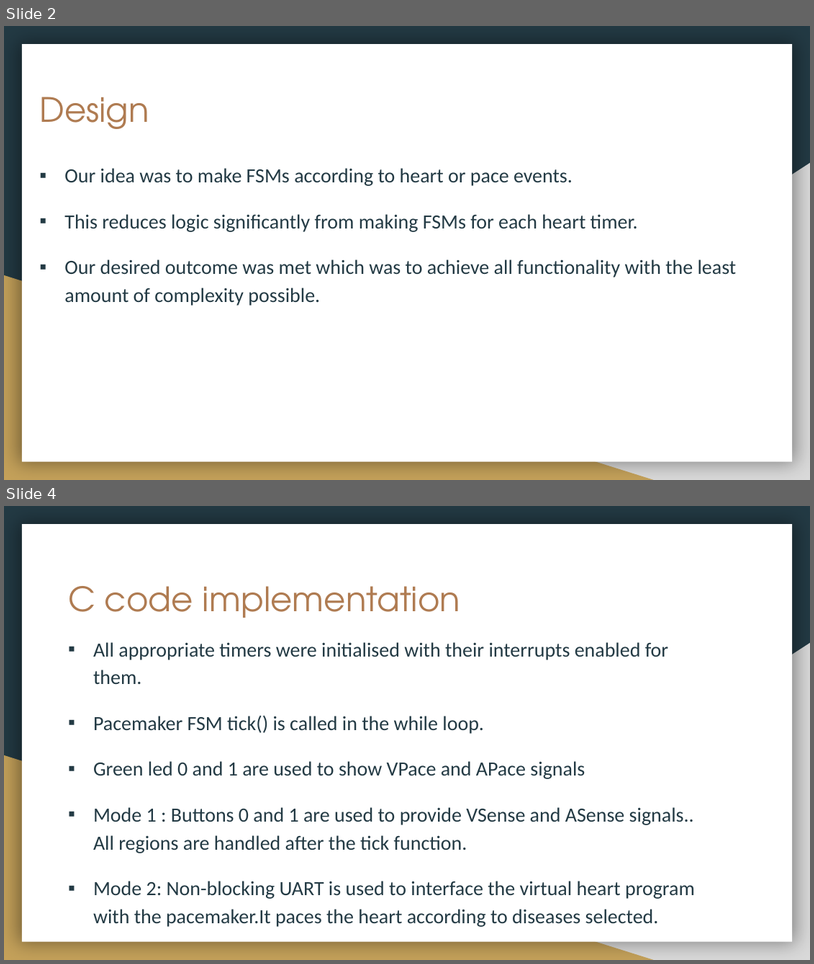
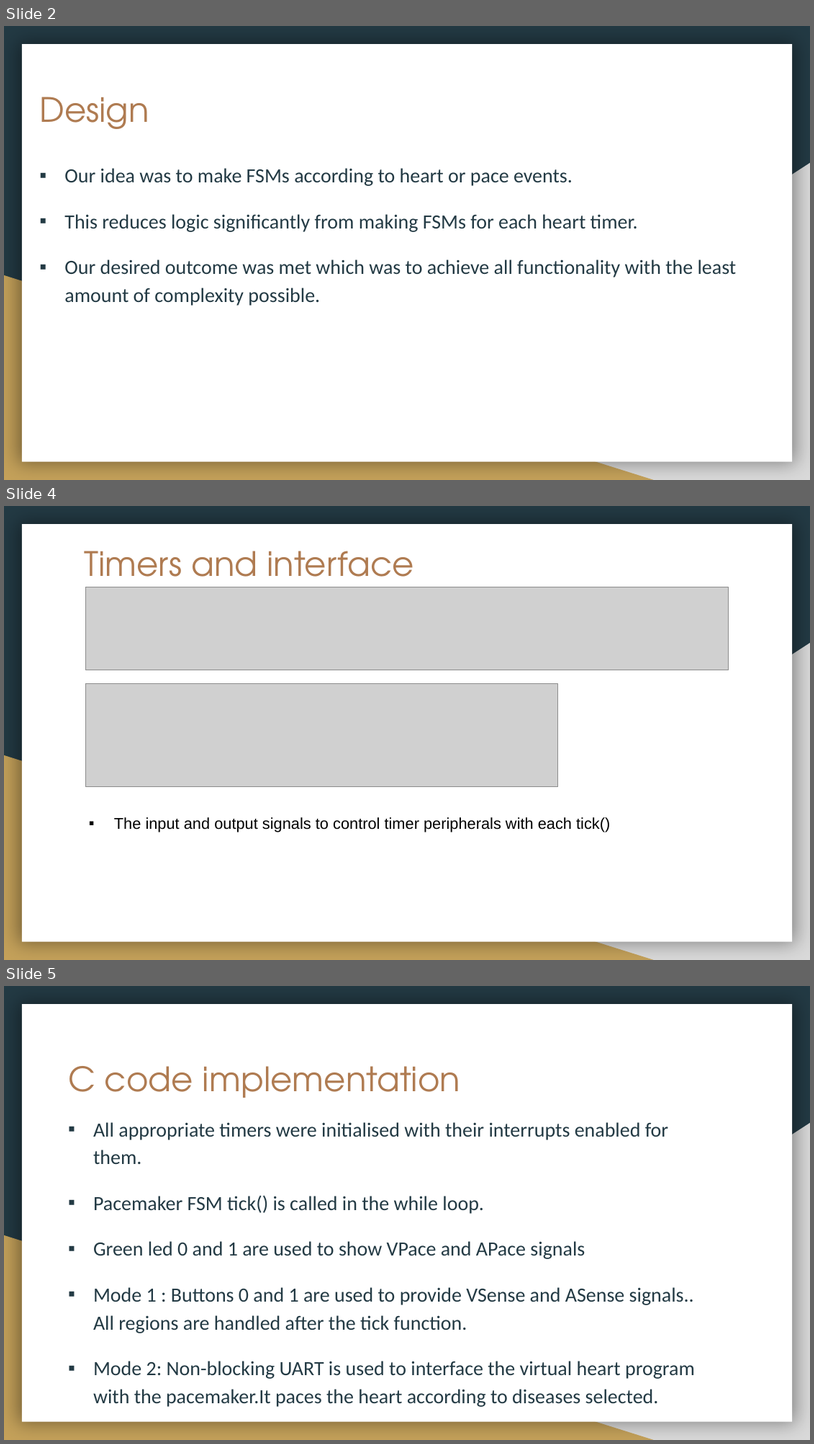
Before and after one commit to fsan110/Compsys303, a slide deck: DDD Pacemaker.pptx. Shown one above the other, each under a label of ours: slides 2 and 4 before the commit, slides 2, 4 and 5 after it; the slides between them are not shown. The pictures are 814x964 and 814x1444 pixels, drawn with LibreOffice and Linux fonts; fonts in the diff are those of the drawing; grey boxes stand for pictures. Boxes give left, top, right and bottom in pixels: in the first picture for what was removed or moved away, otherwise in the second. Text is boxed around its words. In the diff, an @@ line names an element or a change of style, - is before the commit and + after.

```diff
--- a/DDD Pacemaker.pptx
+++ b/DDD Pacemaker.pptx
@@ slide 4 added at bbox=[4, 506, 810, 960], background #233A44; not listed: 3 template elements that a slide beside it also shows @@
@@ title added at bbox=[85, 551, 414, 592], 30 pt, text #AF7B51 @@
+Timers and interface
@@ picture added at bbox=[85, 587, 728, 670] @@
@@ picture added at bbox=[85, 683, 558, 787] @@
@@ text added at bbox=[114, 817, 610, 831], 14 pt, text #000000 @@
+▪ The input and output signals to control timer peripherals with each tick()
@@ what was slide 4 is now slide 5 @@
```
Also in this commit, not shown: 1 slide changed, 4 other files.
